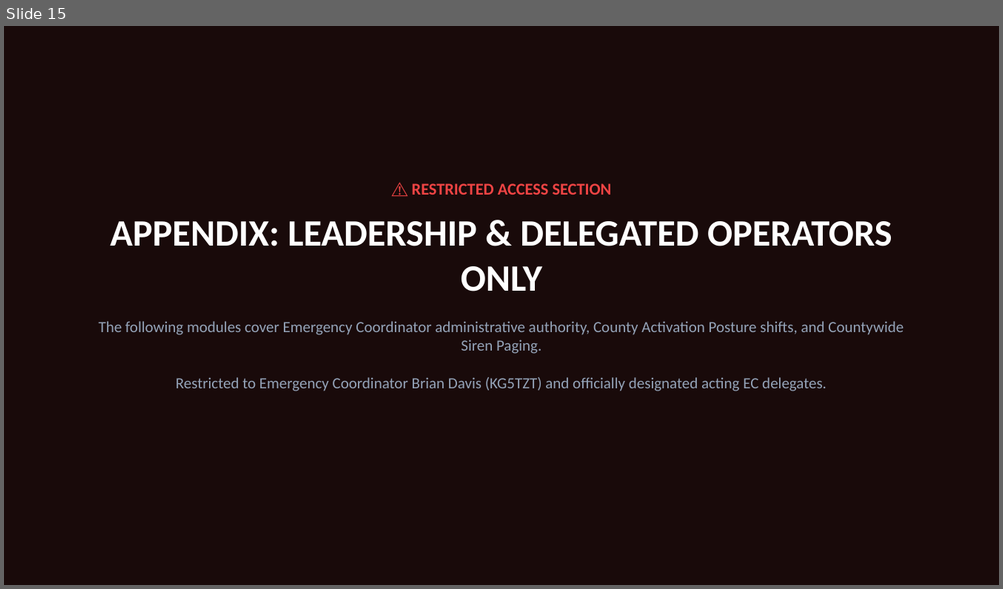
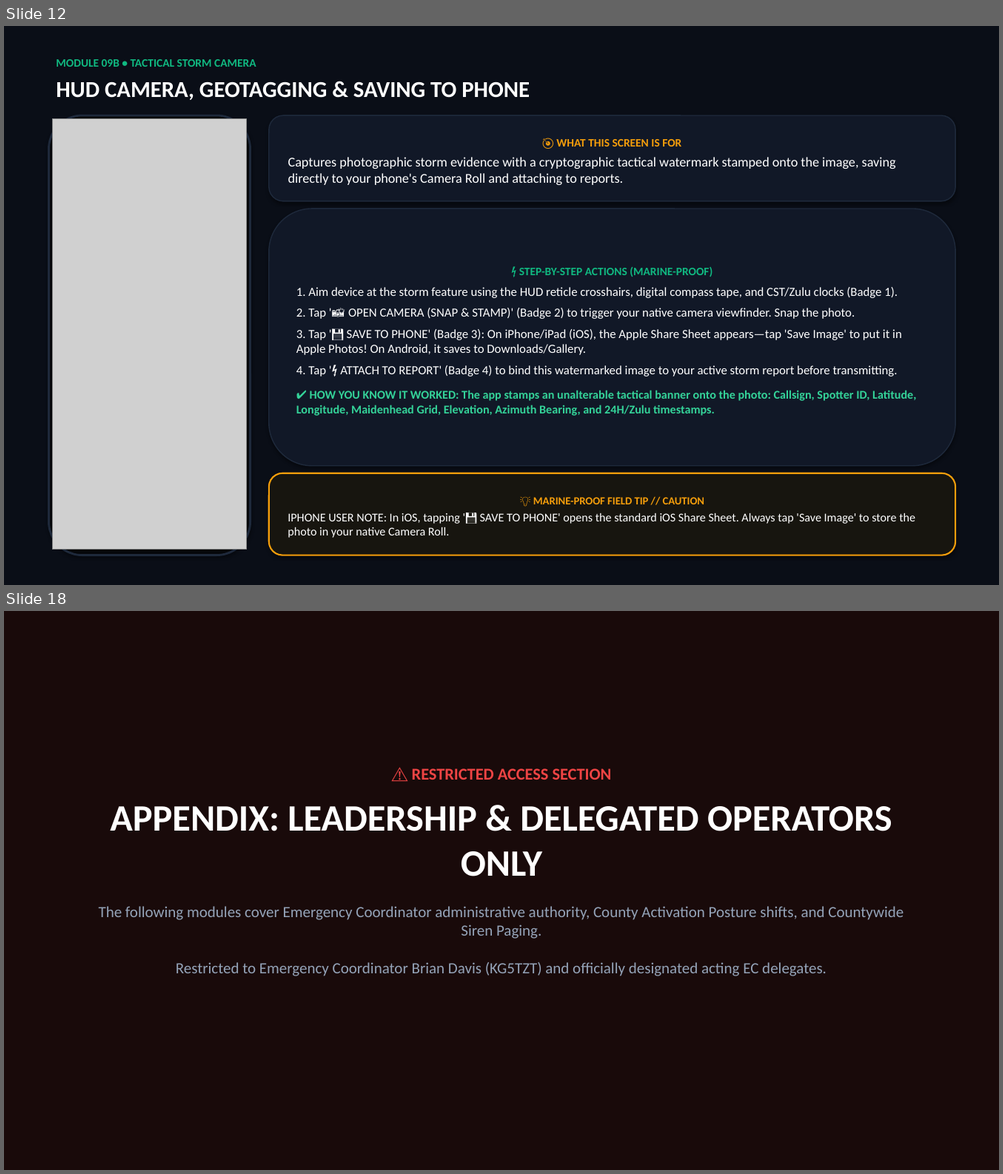
Before and after one commit to freestone-ares/freestone-ares-tactical, a slide deck: android_app/app/src/main/assets/Freestone_ARES_Tactical_User_Guide.pptx. Shown one above the other, each under a label of ours: slide 15 before the commit, slides 12 and 18 after it; the slides between them are not shown. The pictures are 1003x589 and 1003x1174 pixels, drawn with LibreOffice and Linux fonts; fonts in the diff are those of the drawing; grey boxes stand for pictures. Boxes give left, top, right and bottom in pixels: in the first picture for what was removed or moved away, otherwise in the second. Text is boxed around its words. In the diff, an @@ line names an element or a change of style, - is before the commit and + after.

Commit message:
docs: Update Marine-Proof User Guide to Build 69 (v7.9.17) with 4-subtab SKYWARN modules & in-app viewer

```diff
--- a/android_app/app/src/main/assets/Freestone_ARES_Tactical_User_Guide.pptx
+++ b/android_app/app/src/main/assets/Freestone_ARES_Tactical_User_Guide.pptx
@@ slide 12 added at [4,26,999,585], background #FFFFFF @@
@@ rectangle added at [4,26,999,585], fill #0A0E17 @@
@@ text added at [56,59,256,67], 11 pt, text #10B981, bold @@
+MODULE 09B • TACTICAL STORM CAMERA
@@ text added at [56,82,529,100], 22 pt, text #FFFFFF, bold @@
+HUD CAMERA, GEOTAGGING & SAVING TO PHONE
@@ rounded rectangle added at [48,116,250,556], fill #05070A, outline #1E293B 2 pt @@
@@ picture added at [53,119,247,550] @@
@@ rounded rectangle added at [269,116,956,201], fill #111827, outline #1E293B 1 pt, 13 pt, text #FFFFFF @@
+🎯 WHAT THIS SCREEN IS FOR
+Captures photographic storm evidence with a cryptographic tactical watermark stamped onto the image, saving directly to your phone's Camera Roll and attaching to reports.
@@ rounded rectangle added at [269,209,956,466], fill #111827, outline #1E293B 1 pt, 12 pt, text #FFFFFF @@
+⚡ STEP-BY-STEP ACTIONS (MARINE-PROOF)
+1. Aim device at the storm feature using the HUD reticle crosshairs, digital compass tape, and CST/Zulu clocks (Badge 1).
+2. Tap '📸 OPEN CAMERA (SNAP & STAMP)' (Badge 2) to trigger your native camera viewfinder. Snap the photo.
+3. Tap '💾 SAVE TO PHONE' (Badge 3): On iPhone/iPad (iOS), the Apple Share Sheet appears—tap 'Save Image' to put it in Apple Photos! On Android, it saves to Downloads/Gallery.
+4. Tap '⚡ ATTACH TO REPORT' (Badge 4) to bind this watermarked image to your active storm report before transmitting.
+✔ HOW YOU KNOW IT WORKED: The app stamps an unalterable tactical banner onto the photo: Callsign, Spotter ID, Latitude, Longitude, Maidenhead Grid, Elevation, Azimuth Bearing, and 24H/Zulu timestamps.
@@ rounded rectangle added at [269,474,956,556], fill #17150F, outline #F59E0B 1.5 pt, 11.5 pt, text #FFFFFF @@
+💡 MARINE-PROOF FIELD TIP // CAUTION
+IPHONE USER NOTE: In iOS, tapping '💾 SAVE TO PHONE' opens the standard iOS Share Sheet. Always tap 'Save Image' to store the photo in your native Camera Roll.
@@ what was slide 15 is now slide 18 @@
```
Also in this commit, not shown: 2 slides changed, 2 other slides added, 59 other files.
